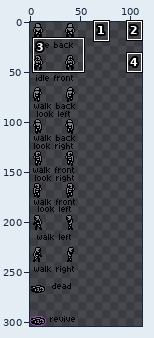
File history of a sprite sheet, assets/enemy.png. The picture above shows the old version from afar; the outline marks the close-up.
Close-up. First the earlier version:
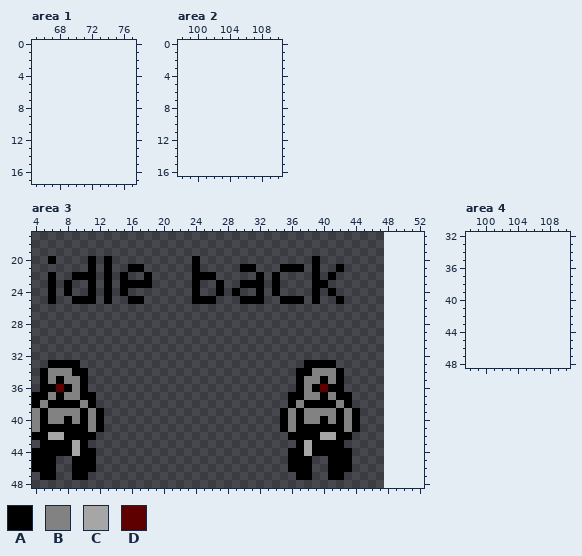
The file is 48x304 pixels. Shown: area 1: x 65..77, y 0..17; area 2: x 98..110, y 0..16; area 3: x 4..52, y 17..48; area 4: x 98..110, y 32..48. The old version is drawn lined up with the new one, on the new canvas. The commit also changed other parts of the picture, which this record leaves out.
Palette (. is transparent): A #000000  B #828282  C #a6a6a6  D #5f0000
Pixels before, area 3, first column x 4:
20 ..A....A.A..........A..............A.....
21 .......A.A..AA......A.....AA...AAA.A..A..
22 ..A..AAA.A.A..A.....AAA.....A.A....A.A...
23 ..A.A..A.A.AAAA.....A..A..AAA.A....AA....
24 ..A.A..A.A.A........A..A.A..A.A....A.A...
25 ..A..AAA.A..AA......AAA...AAA..AAA.A..A..
26 .........................................
27 .........................................
28 .........................................
29 .........................................
30 .........................................
31 .........................................
32 .........................................
33 ..AAAA............................AAAA...
34 .ABBBAA..........................AABBBA..
35 .ABABBA..........................ABBABA..
36 .AADABA..........................ABADAA..
37 AABABBAA........................AABBABAA.
38 ABAAAABA........................ABAAAABA.
39 BABBBBABA......................ABABBBBABA
40 BABBABABA......................ABABBABABA
41 BAAAAAABA......................ABAAAAAABA
42 AACCAAAA........................AAAACCAA.
43 .AAAACA..........................ACAAAA..
44 AAAAACAA........................AACAAAAA.
45 AAA..AAA........................AAA..AAA.
46 AAA..AAA........................AAA..AAA.
47 .AA..AA..........................AA..AA..
After the commit:
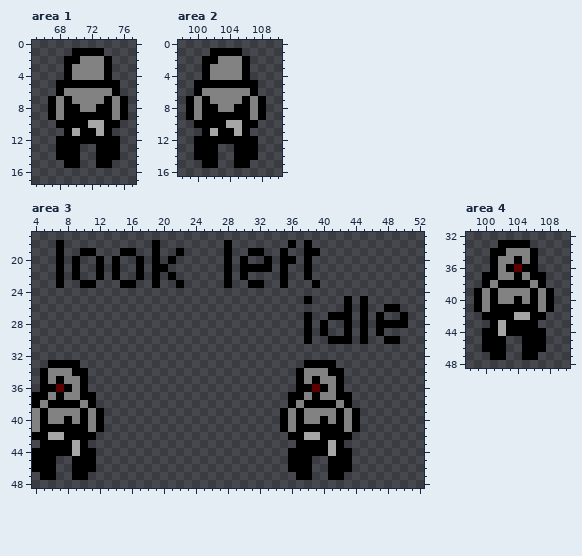
Changes in this commit:
canvas 48x304 -> 112x304
Area 1:
y 1: x 70..73 .... -> AAAA
y 2: x 69..74 ...... -> AABBBA
y 3..4: x 69..74 ...... -> ABBBBA
y 5: x 68..75 ........ -> AAAAAAAA
y 6: x 68..75 ........ -> ABBBBBBA
y 7: x 67..76 .......... -> ABABBBBABA
y 8: x 67..76 .......... -> ABAABBAABA
y 9: x 67..76 .......... -> ABAAAAAABA
y 10: x 68..75 ........ -> AAAACCAA
y 11: x 69..74 ...... -> ACAACA
y 12: x 68..75 ........ -> AAAAAAAA
y 13..14: x 68..70 ... -> AAA; x 73..75 ... -> AAA
y 15: x 69..70 .. -> AA; x 73..74 .. -> AA
Area 2:
y 1: x 102..105 .... -> AAAA
y 2: x 101..106 ...... -> AABBBA
y 3..4: x 101..106 ...... -> ABBBBA
y 5: x 100..107 ........ -> AAAAAAAA
y 6: x 100..107 ........ -> ABBBBBBA
y 7: x 99..108 .......... -> ABABBBBABA
y 8: x 99..108 .......... -> ABAABBAABA
y 9: x 99..108 .......... -> ABAAAAAABA
y 10: x 100..107 ........ -> AAAACCAA
y 11: x 101..106 ...... -> ACAACA
y 12: x 100..107 ........ -> AAAAAAAA
y 13..14: x 100..102 ... -> AAA; x 105..107 ... -> AAA
y 15: x 101..102 .. -> AA; x 105..106 .. -> AA
Area 3:
y 18: x 7 . -> A; x 19 . -> A; x 28 . -> A; x 36 . -> A; x 38 . -> A
y 19: x 7 . -> A; x 10..11 .. -> AA; x 15..16 .. -> AA; x 19 . -> A; x 22 . -> A; x 28 . -> A; x 31..32 .. -> AA; x 35 . -> A; x 38..39 .. -> AA
y 20: x 6..7 A. -> .A; x 9 . -> A; x 11..14 A.A. -> .A.A; x 17 . -> A; x 19 . -> A; x 21 . -> A; x 24 A -> .; x 28 . -> A; x 30 . -> A; x 33 . -> A; x 35..36 .. -> AA; x 38..39 .A -> A.
y 21: x 7 . -> A; x 9 . -> A; x 11..14 A.A. -> .A.A; x 16 A -> .; x 19..20 .. -> AA; x 24 A -> .; x 28 . -> A; x 32..33 .. -> AA; x 36..39 AA.A -> ..A.; x 42 A -> .
y 22: x 6..7 A. -> .A; x 10..15 AA.A.A -> ..A.A.; x 17..19 .A. -> A.A; x 21 . -> A; x 24..26 AAA -> ...; x 28 . -> A; x 30 . -> A; x 32 A -> .; x 34..35 A. -> .A; x 38..39 .A -> A.; x 41 A -> .
y 23: x 6..8 A.A -> .A.; x 10 . -> A; x 13 A -> .; x 17..19 AA. -> ..A; x 22 . -> A; x 24 A -> .; x 27..28 A. -> .A; x 30 A -> .; x 34..35 A. -> .A; x 40 A -> .
y 24: x 6 A -> .; x 8 A -> .; x 11 A -> .; x 13 A -> .; x 15 A -> .; x 24 A -> .; x 27 A -> .; x 29 A -> .; x 32 A -> .; x 34 A -> .; x 39 A -> .; x 41 A -> .
y 25: x 6 A -> .; x 9..11 AAA -> ...; x 13 A -> .; x 16..17 AA -> ..; x 24..26 AAA -> ...; x 30..32 AAA -> ...; x 35..39 AAA.A -> ...A.; x 42..43 A. -> .A; x 45 . -> A
y 26: x 43 . -> A; x 45 . -> A; x 48..49 .. -> AA
y 27: x 38 . -> A; x 41..43 ... -> AAA; x 45 . -> A; x 47 . -> A; x 50 . -> A
y 28: x 38 . -> A; x 40 . -> A; x 43 . -> A; x 45 . -> A; x 47..50 .... -> AAAA
y 29: x 38 . -> A; x 40 . -> A; x 43 . -> A; x 45 . -> A; x 47 . -> A
y 30: x 38 . -> A; x 41..43 ... -> AAA; x 45 . -> A; x 48..49 .. -> AA
y 34: x 38 A -> B; x 41 B -> A
y 35: x 39..40 BA -> AB
y 36: x 38..41 BADA -> ADAB
y 37: x 39..40 BA -> AB
y 42: x 38..41 AACC -> CCAA
y 43..44: x 38 C -> A; x 41 A -> C
Area 4:
y 33: x 102..105 .... -> AAAA
y 34: x 101..106 ...... -> AABBBA
y 35: x 101..106 ...... -> ABBABA
y 36: x 101..106 ...... -> ABADAA
y 37: x 100..107 ........ -> AABBABAA
y 38: x 100..107 ........ -> ABAAAABA
y 39: x 99..108 .......... -> ABABBBBABA
y 40: x 99..108 .......... -> ABABBABABA
y 41: x 99..108 .......... -> ABAAAAAABA
y 42: x 100..107 ........ -> AAAACCAA
y 43: x 101..106 ...... -> ACAAAA
y 44: x 100..107 ........ -> AACAAAAA
y 45..46: x 100..102 ... -> AAA; x 105..107 ... -> AAA
y 47: x 101..102 .. -> AA; x 105..106 .. -> AA
Changed places in both close-ups, as pixel boxes (x1, y1, x2, y2):
added: (48, 48, 128, 168)
added: (186, 48, 266, 168)
changed: (48, 240, 408, 400)
changed: (304, 432, 336, 456)
added: (474, 240, 554, 360)
